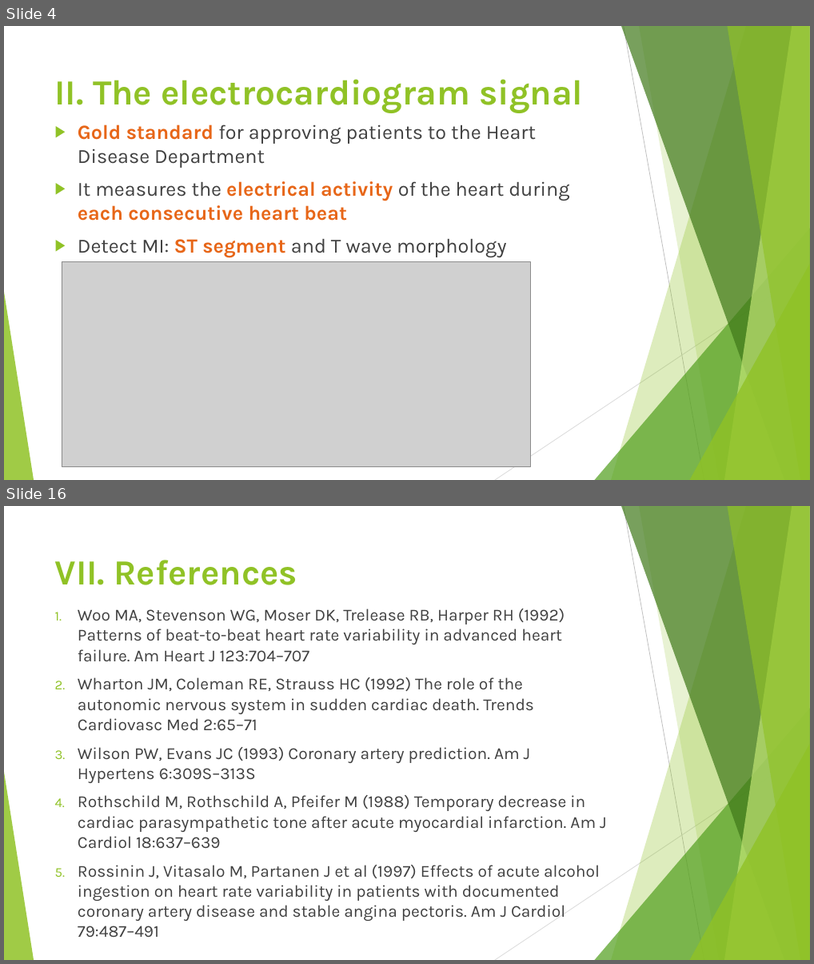
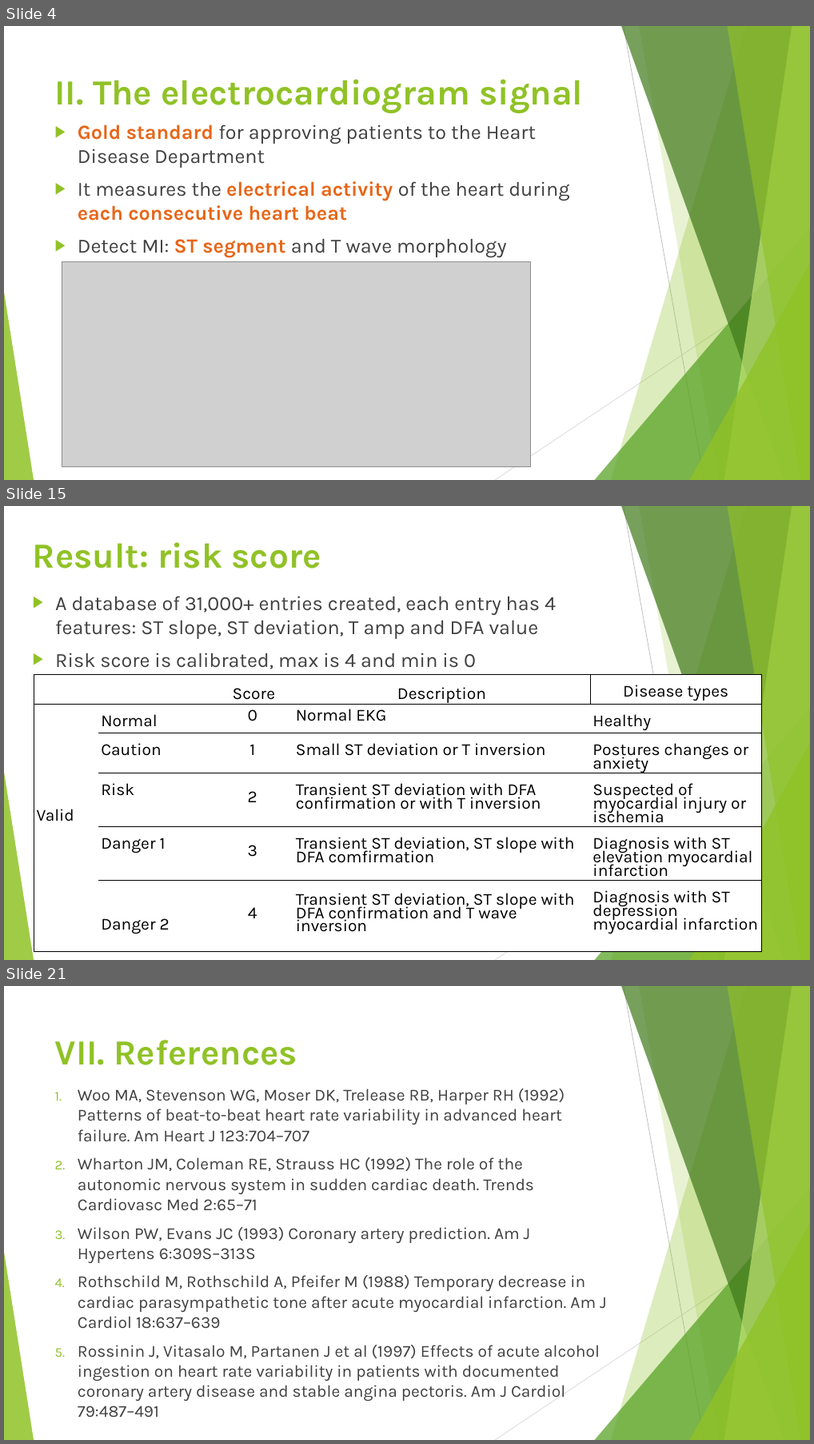
Before and after one commit to nichealpham/MY_THESIS, a slide deck: research/Prethesis/HK2/QUANTIFYING MYOCARDIAL DAMAGE USING ECG SIGNAL.pptx. Shown one above the other, each under a label of ours: slides 4 and 16 before the commit, slides 4, 15 and 21 after it; the slides between them are not shown. The pictures are 814x964 and 814x1444 pixels, drawn with LibreOffice and Linux fonts; fonts in the diff are those of the drawing; grey boxes stand for pictures. Boxes give left, top, right and bottom in pixels: in the first picture for what was removed or moved away, otherwise in the second. Text is boxed around its words. In the diff, an @@ line names an element or a change of style, - is before the commit and + after.

```diff
--- a/research/Prethesis/HK2/QUANTIFYING MYOCARDIAL DAMAGE USING ECG SIGNAL.pptx
+++ b/research/Prethesis/HK2/QUANTIFYING MYOCARDIAL DAMAGE USING ECG SIGNAL.pptx
@@ slide 15 added at (4, 506, 810, 960), background #FFFFFF; not listed: 10 template elements that a slide beside it also shows @@
@@ title added at (33, 542, 321, 568), 42 pt, text #90C226, bold @@
+Result: risk score
@@ text added at (55, 596, 556, 669), 24 pt, text #404040 @@
+▶ A database of 31,000+ entries created, each entry has 4 features: ST slope, ST deviation, T amp and DFA value
+▶ Risk score is calibrated, max is 4 and min is 0
@@ table added at (34, 674, 762, 952), 6 rows, 5 columns @@
+ |  | Score | Description | Disease types
+Valid | Normal | 0 | Normal EKG | Healthy
+ | Caution | 1 | Small ST deviation or T inversion | Postures changes or anxiety
+ | Risk | 2 | Transient ST deviation with DFA confirmation or with T inversion | Suspected of myocardial injury or ischemia
+ | Danger 1 | 3 | Transient ST deviation, ST slope with DFA comfirmation | Diagnosis with ST elevation myocardial infarction
+ | Danger 2 | 4 | Transient ST deviation, ST slope with DFA confirmation and T wave inversion | Diagnosis with ST depression myocardial infarction
@@ what was slide 16 is now slide 21 @@
```
Also in this commit, not shown: 11 slides changed, 6 other slides added, 2 slides removed, 3 other files.
